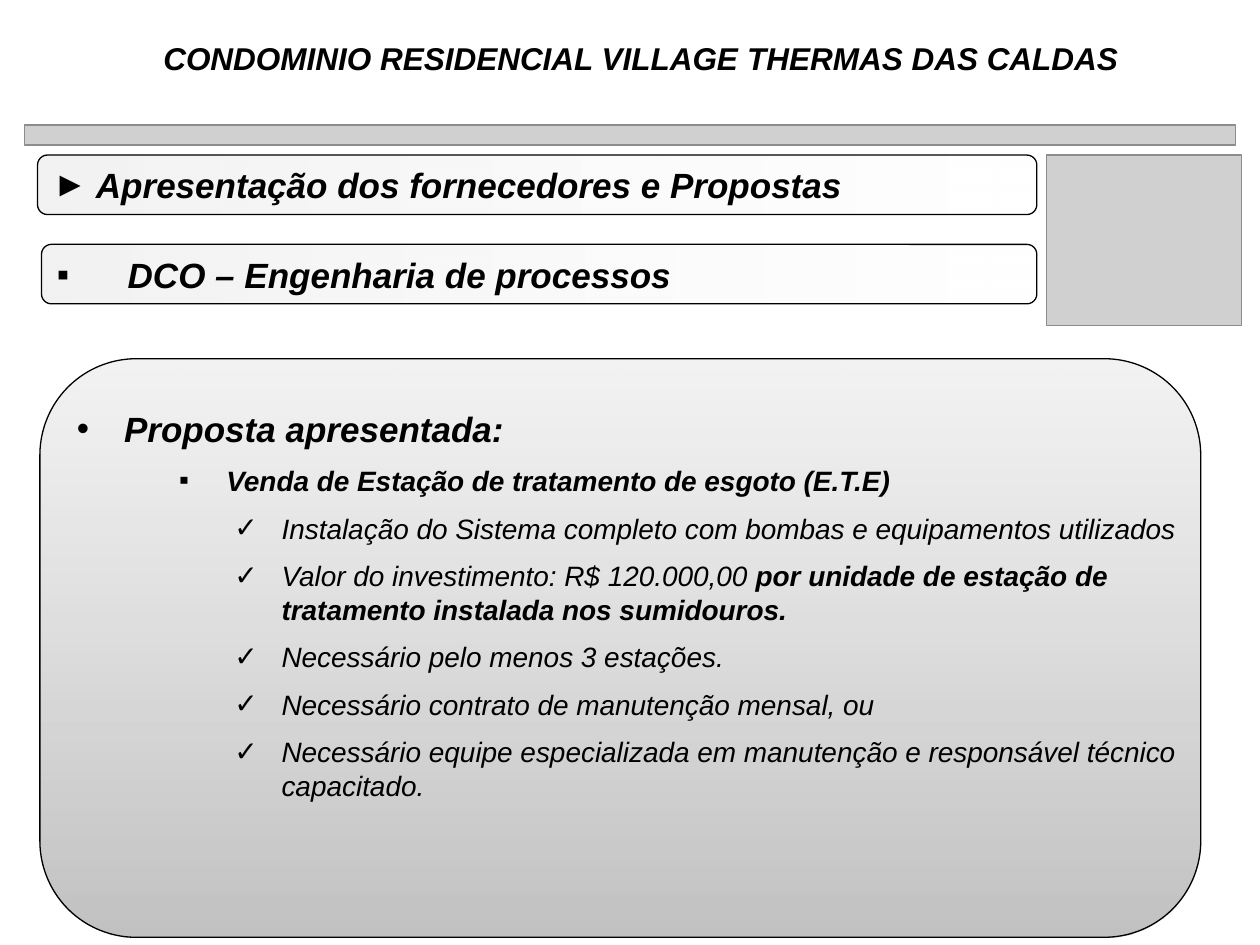
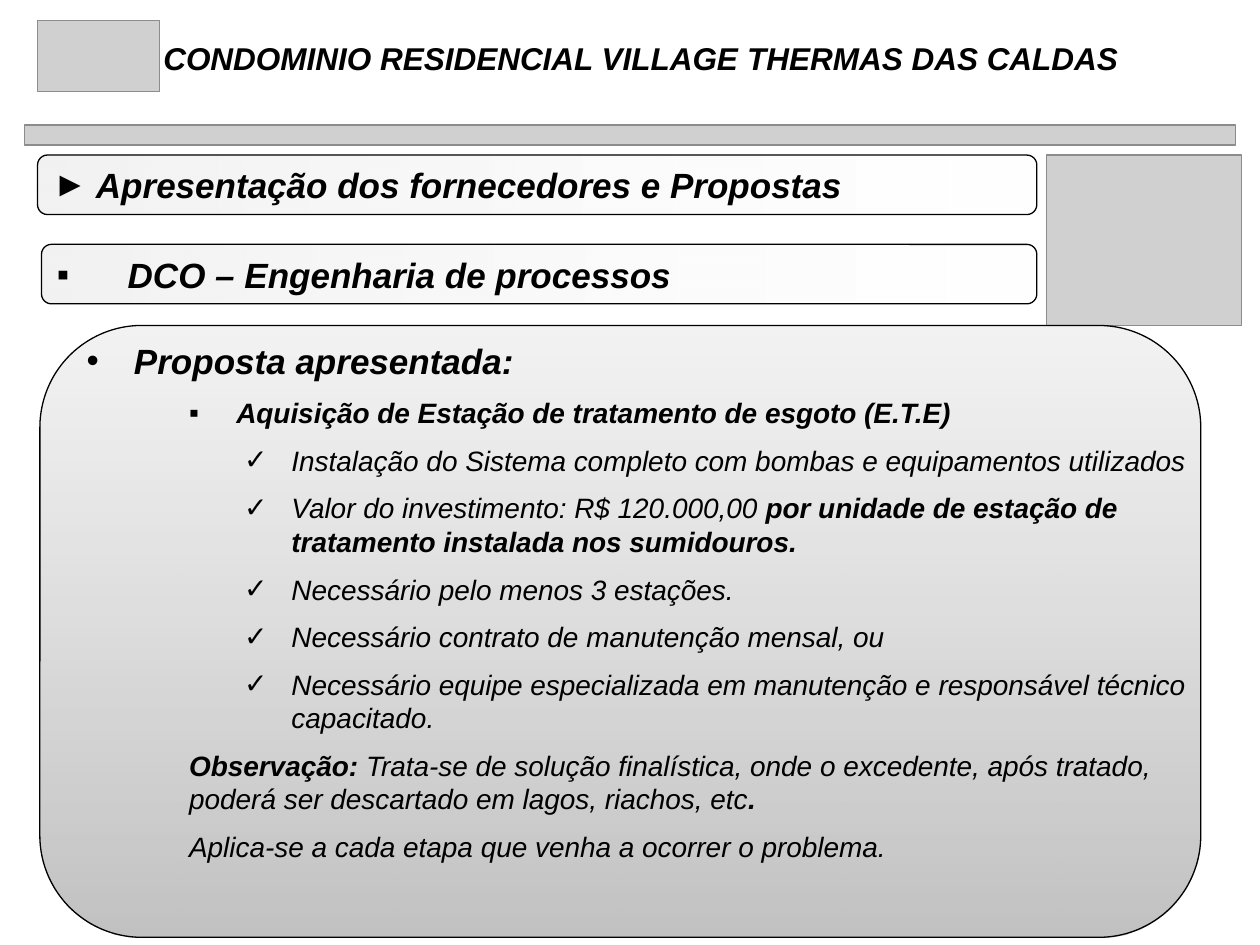
Before and after one commit to rwlc71/Village, a slide deck: slide 15 of Manutenção Village/FossaSepticas.pptx (slide 14 before the commit). Drawn at 1260x945 pixels with LibreOffice and Linux fonts; fonts in the diff are those of the drawing; grey boxes stand for pictures. Boxes give left, top, right and bottom in pixels: in the first picture for what was removed or moved away, otherwise in the second. Text is boxed around its words. In the diff, an @@ line names an element or a change of style, - is before the commit and + after.

```diff
--- a/Manutenção Village/FossaSepticas.pptx
+++ b/Manutenção Village/FossaSepticas.pptx
@@ picture added at box(38, 21, 160, 92) @@
@@ rounded rectangle: place and size @@
-rounded rectangle at box(40, 359, 1201, 937)
+rounded rectangle at box(40, 325, 1201, 937)
@@ text "Proposta apresentada:": place and size @@
-text "Proposta apresentada:" at box(124, 416, 1175, 801)
+text "Proposta apresentada:" at box(134, 348, 1185, 862)
@@ text at box(236, 402, 950, 428): text changed @@
-  ▪ Venda de Estação de tratamento de esgoto (E.T.E)
+  ▪ Aquisição de Estação de tratamento de esgoto (E.T.E)
@@ text at box(189, 755, 1151, 862): paragraphs added @@
+  Observação: Trata-se de solução finalística, onde o excedente, após tratado, poderá ser descartado em lagos, riachos, etc.
+  Aplica-se a cada etapa que venha a ocorrer o problema.
```
Also in this commit, not shown: 19 other slides changed, 1 slide added, 10 other files.
